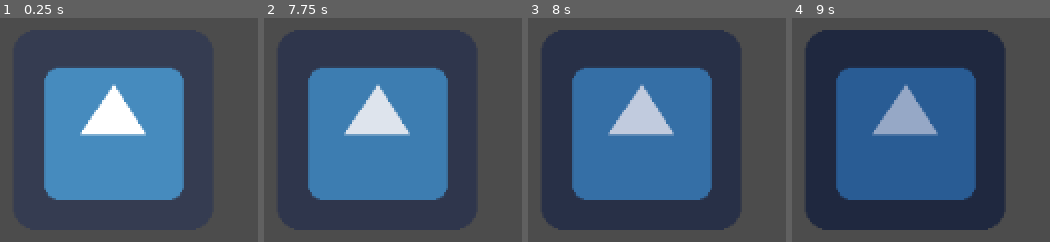
Above: before the commit, frames 1-4 (left to right).
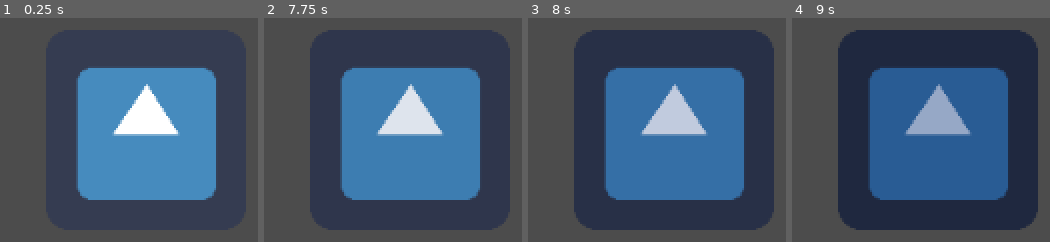
Above: after the commit, the same moments.

Repository: hiulit/Godot-3-2D-Day-Night-Cycle
Game: Godot game, scene res://TestScene.tscn
Same seed, same stepped clock (60 frames per second), same inputs: the game is played once before the commit and once after it. The engine's default icon, where the game draws it, is replaced by a stand-in: a white triangle on a blue panel in a dark square.
Inputs:
- Up to frame 1 (0.25 s): no input
- Up to frame 2 (7.75 s): tap Enter at 0.5, 2, 3.5 s; tap Space at 1.25, 2.75, 4.25 s
- Up to frame 3 (8 s): no input
- Up to frame 4 (9 s): no input

The runs differ from the first frame. In frame 1, 20% of the frame differs, in the area x 17-84%, y 22-82%; in frame 2, 41%; in frame 3, 41%; in frame 4, 41%, in the area x 5-96%, y 5-95%.
Error in both runs: Invalid get index 'day_duration' (on base: 'Nil'). (res://Moon.gd:47)

Commit message:
Update TestScene.tscn

Diff:
--- a/TestScene.tscn
+++ b/TestScene.tscn
@@ -8,7 +8,7 @@
 
 [node name="icon" type="Sprite" parent="." index="0"]
 
-position = Vector2( 491, 300 )
+position = Vector2( 512, 300 )
 texture = ExtResource( 1 )
 
 [node name="DayNightCycle" parent="." index="1" instance=ExtResource( 2 )]
